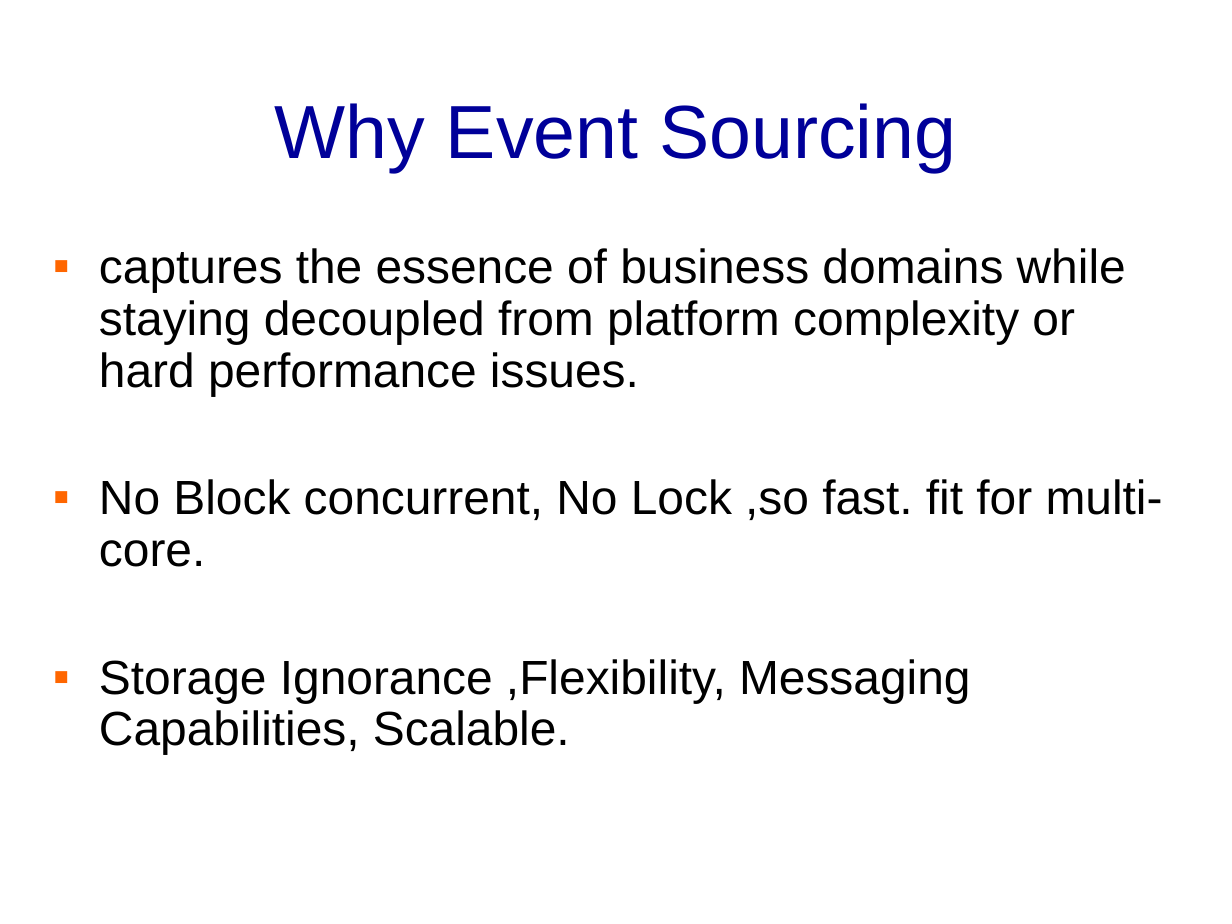
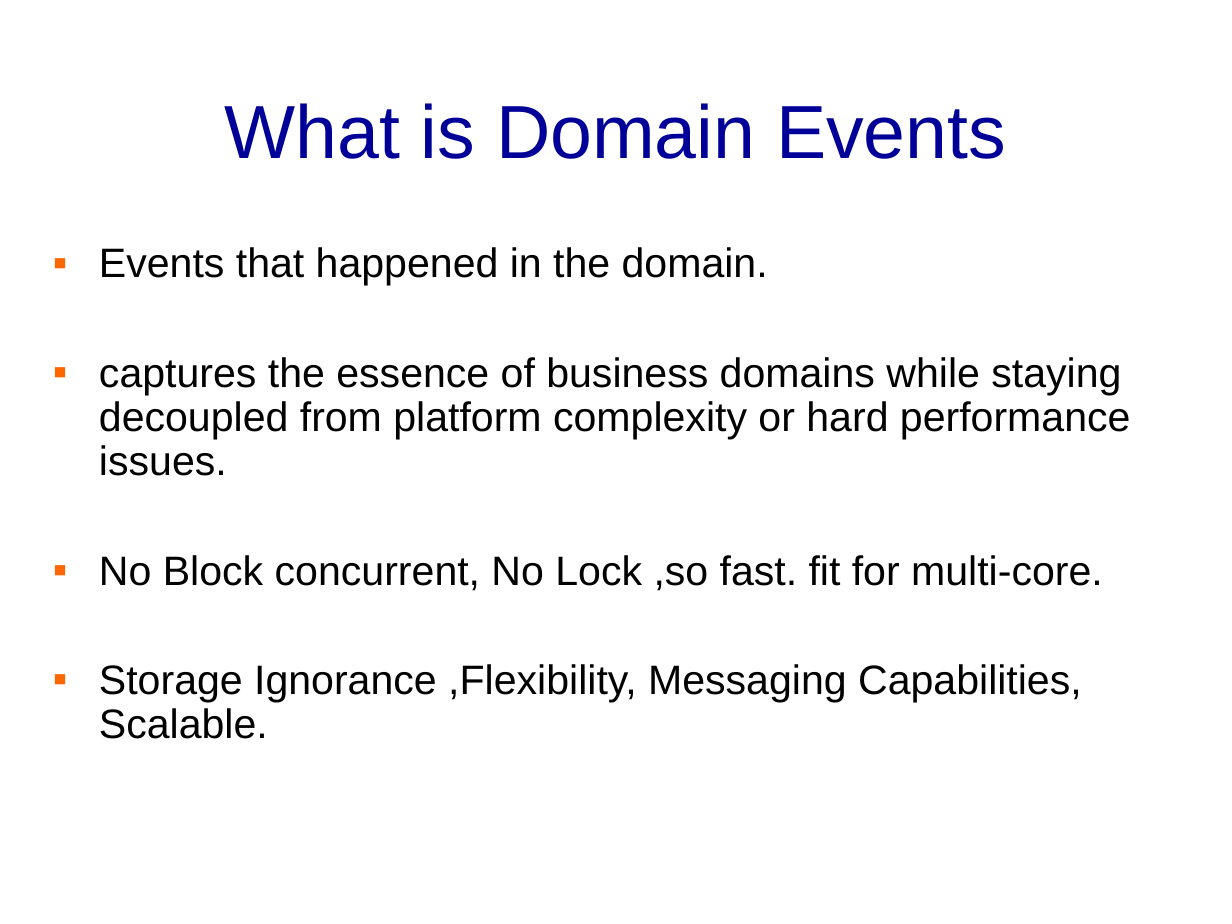
Before and after one commit to banq/banq.github.io, a slide deck: slide 17 of JdonFramework.ppt (slide 11 before the commit). Drawn at 1232x924 pixels with LibreOffice and Linux fonts; fonts in the diff are those of the drawing; background and template pictures are left out. Boxes give left, top, right and bottom in pixels: in the first picture for what was removed or moved away, otherwise in the second. Text is boxed around its words. In the diff, an @@ line names an element or a change of style, - is before the commit and + after.

```diff
--- a/JdonFramework.ppt
+++ b/JdonFramework.ppt
@@ title at [224,103,1006,159]: text changed @@
-Why Event Sourcing
+What is Domain Events
@@ text at [99,247,768,286]: paragraph added @@
+▪ Events that happened in the domain.
@@ text at [99,357,1131,739]: size 28 to 24 pt in "captures the essence of business domains while ...", "No Block concurrent, No Lock ,so fast. ...", "Storage Ignorance ,Flexibility, Messaging Capabilities, Scal ..."; less space between paragraphs @@
```
Also in this commit, not shown: 22 other slides changed, 8 slides added, 17 slides removed.
